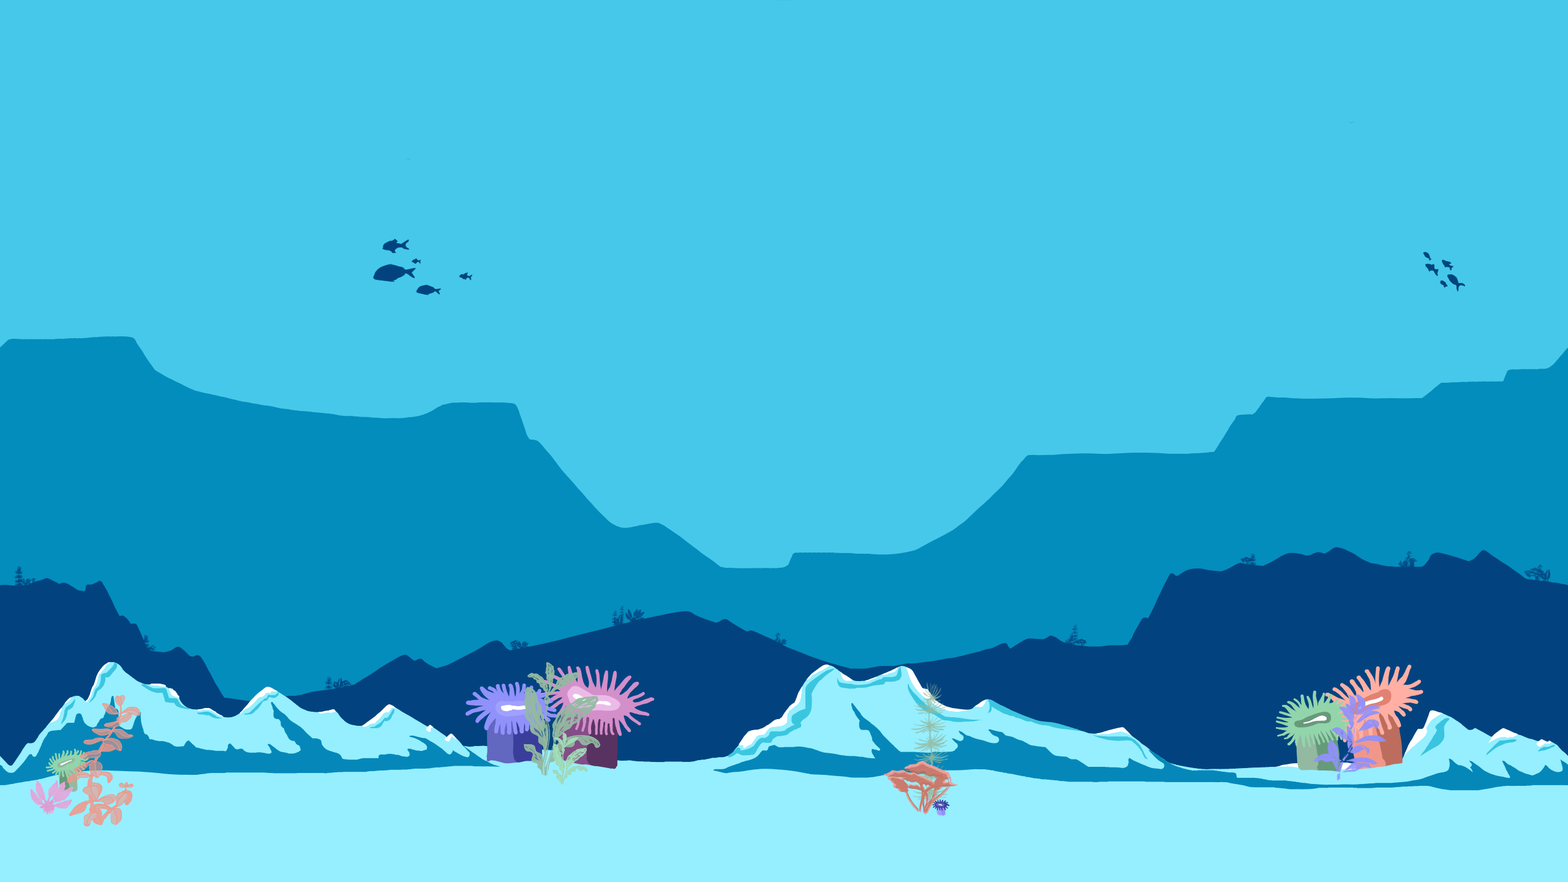
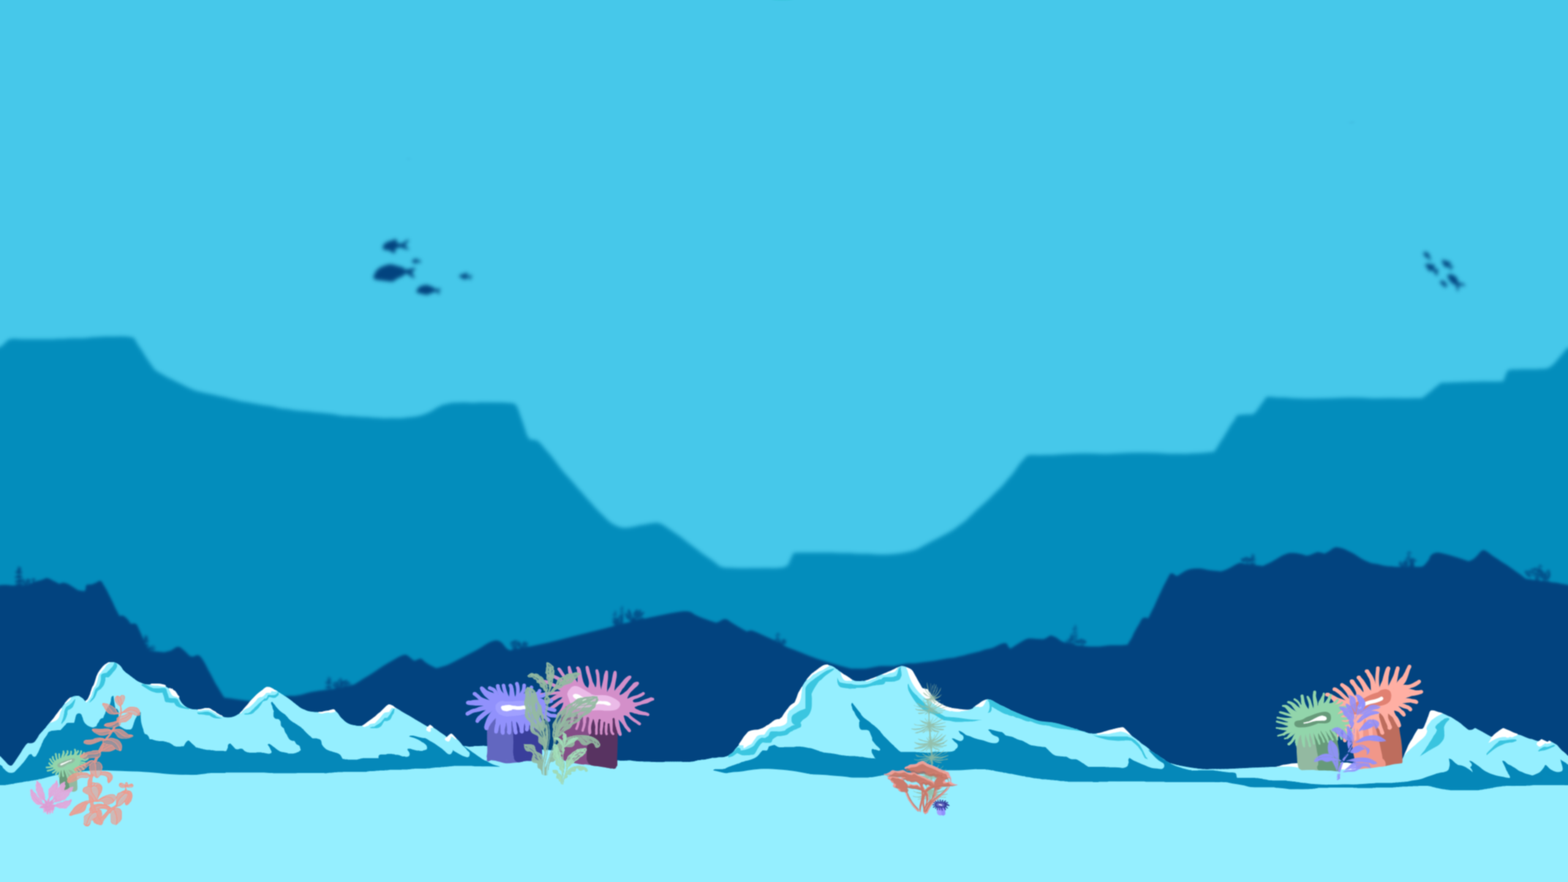
Layered file, before and after one edit (1568 x 882). Changes by layer:
painted on "background_4", masked it over [0, 0, 1255, 824]
painted on "background_3", masked it over [0, 0, 1568, 828]
painted on "Distant ice layer", masked it over [0, 0, 1568, 828]
painted on "background_1" over [0, 0, 1568, 828]